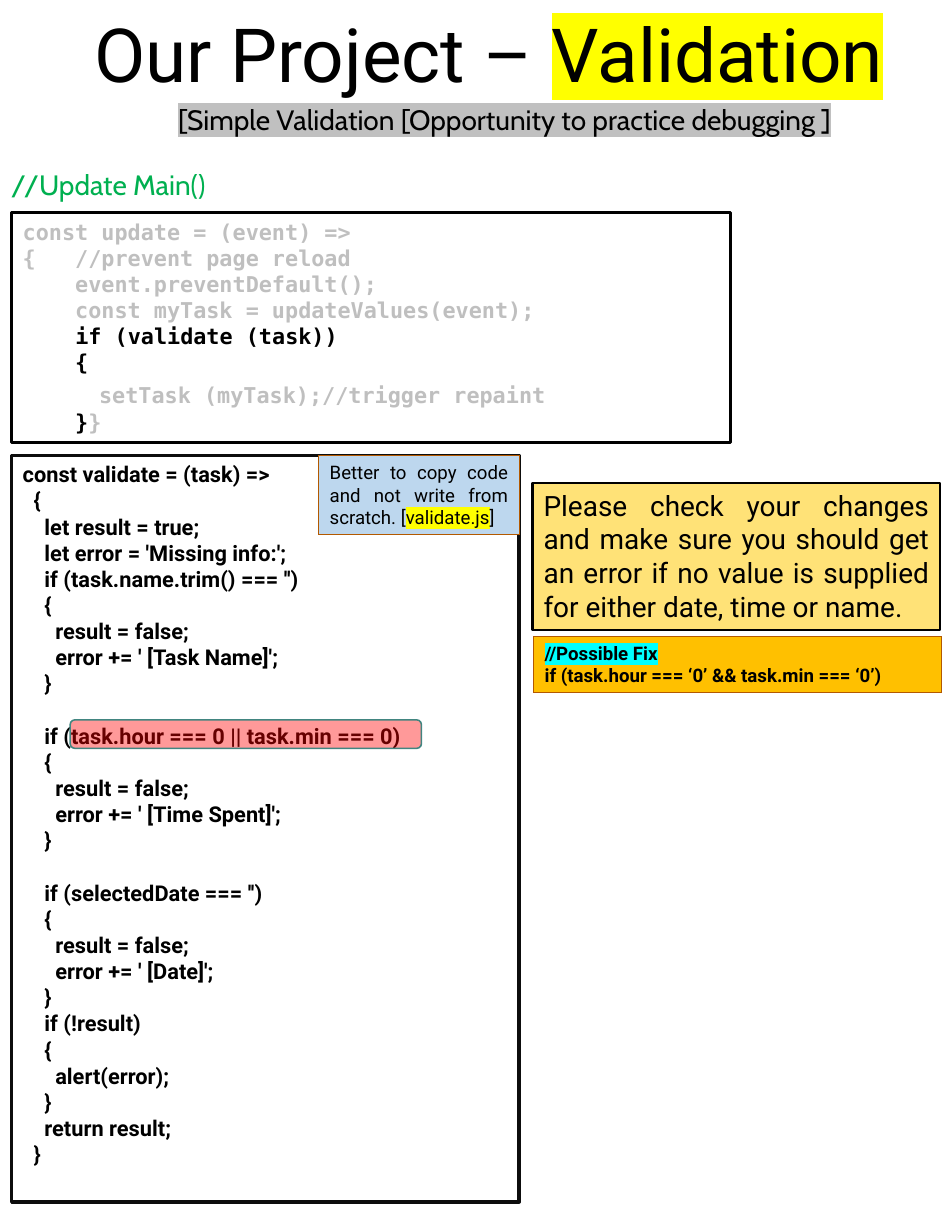
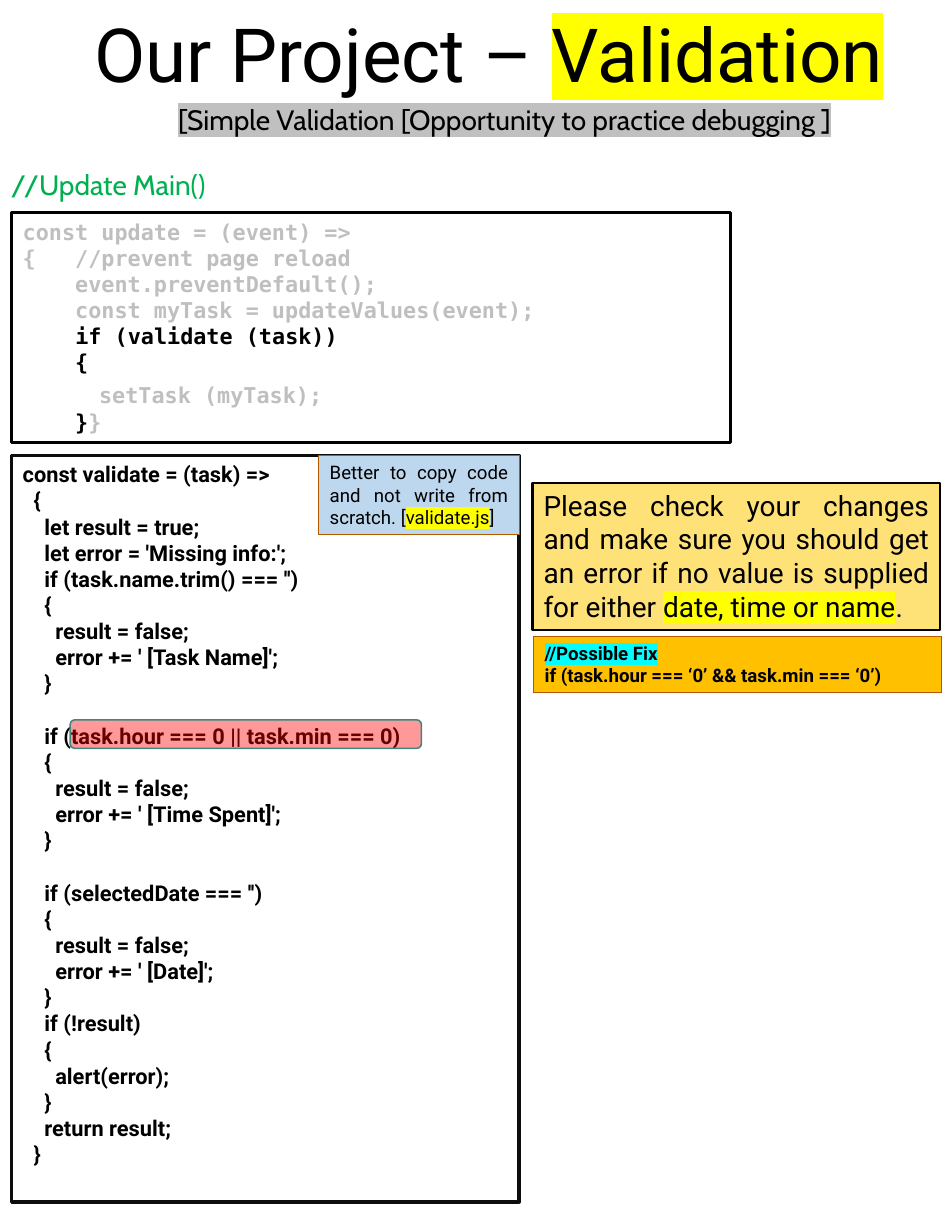
Before and after one commit to scorpion0511/mytracker, a slide deck: slide 47 of doc/React.pptx. Drawn at 952x1232 pixels with LibreOffice and Linux fonts; fonts in the diff are those of the drawing. Boxes give left, top, right and bottom in pixels: in the first picture for what was removed or moved away, otherwise in the second. Text is boxed around its words. In the diff, an @@ line names an element or a change of style, - is before the commit and + after.

```diff
--- a/doc/React.pptx
+++ b/doc/React.pptx
@@ text in rectangle at box(99, 387, 322, 407): text changed @@
-setTask (myTask);//trigger repaint
+setTask (myTask);
@@ rectangle "Please check your changes and ..." at box(532, 483, 940, 629): highlight none to #FFFF00 in "date, time or name." @@
```
Also in this commit, not shown: 21 other slides changed, 4 slides added.
